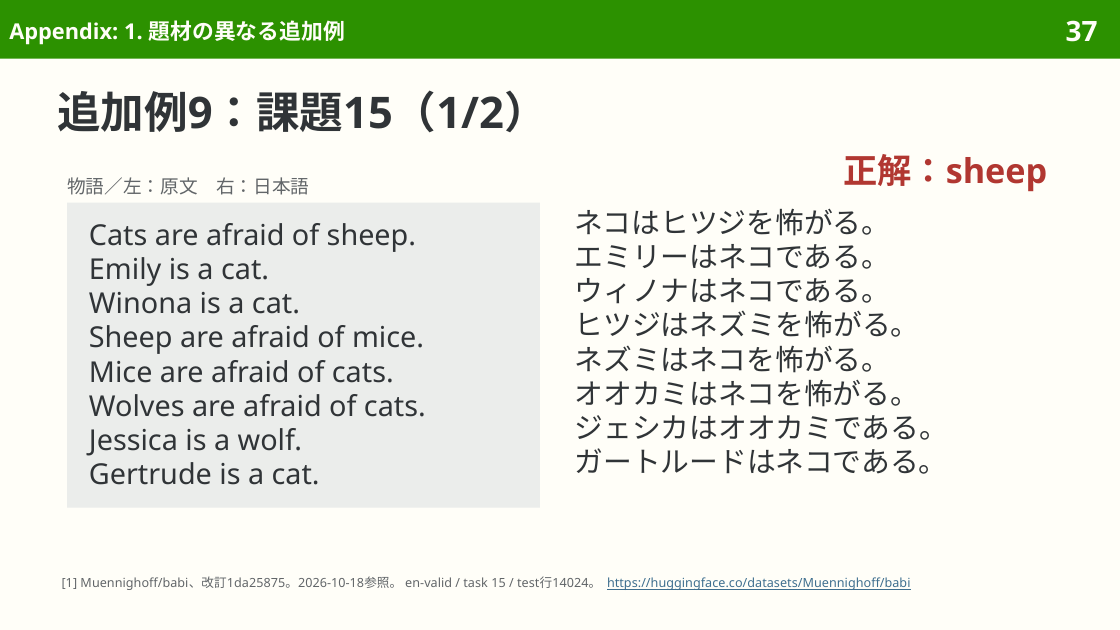
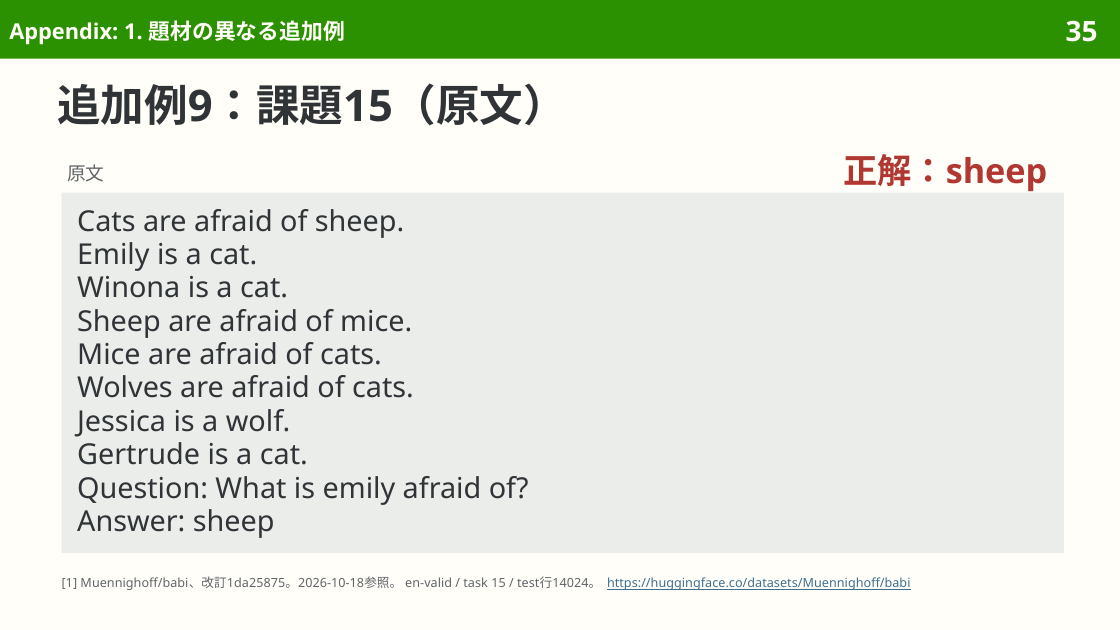
Before and after one commit to sasakiy84/datasets-in-10-minutes, a slide deck: slide 35 of slides/datasets-in-10-minutes-babi.pptx (slide 37 before the commit). Drawn at 1120x630 pixels with LibreOffice and Linux fonts; fonts in the diff are those of the drawing. Boxes give left, top, right and bottom in pixels: in the first picture for what was removed or moved away, otherwise in the second. Text is boxed around its words. In the diff, an @@ line names an element or a change of style, - is before the commit and + after.

```diff
--- a/slides/datasets-in-10-minutes-babi.pptx
+++ b/slides/datasets-in-10-minutes-babi.pptx
@@ page number at (1066,20,1098,42): text changed @@
-37
+35
@@ title at (57,83,567,125): text changed @@
-追加例9：課題15（1/2）
+追加例9：課題15（原文）
@@ text "正解：sheep" at (843,154,1047,192): line spacing 26.4pt to 26.8pt @@
@@ text removed at (67,177,309,195) @@
-物語／左：原文 右：日本語
@@ text added at (67,164,104,182), 12 pt, text #626669 @@
+原文
@@ rectangle "Cats are afraid of sheep.": place and size @@
-rectangle "Cats are afraid of sheep." at (67,203,540,507)
+rectangle "Cats are afraid of sheep." at (62,193,1064,553)
@@ rectangle "Cats are afraid of sheep." at (62,193,1064,553): vertical alignment middle to top @@
@@ text in rectangle at (77,209,414,465): line spacing 22pt to 21.4pt @@
@@ text removed at (575,208,949,474) @@
-ネコはヒツジを怖がる。
-エミリーはネコである。
-ウィノナはネコである。
-ヒツジはネズミを怖がる。
-ネズミはネコを怖がる。
-オオカミはネコを怖がる。
-ジェシカはオオカミである。
-ガートルードはネコである。
@@ text in rectangle at (77,476,529,538): paragraphs added @@
+Question: What is emily afraid of?
+Answer: sheep
```
Also in this commit, not shown: 3 other slides changed, 2 slides removed, 9 other files.
